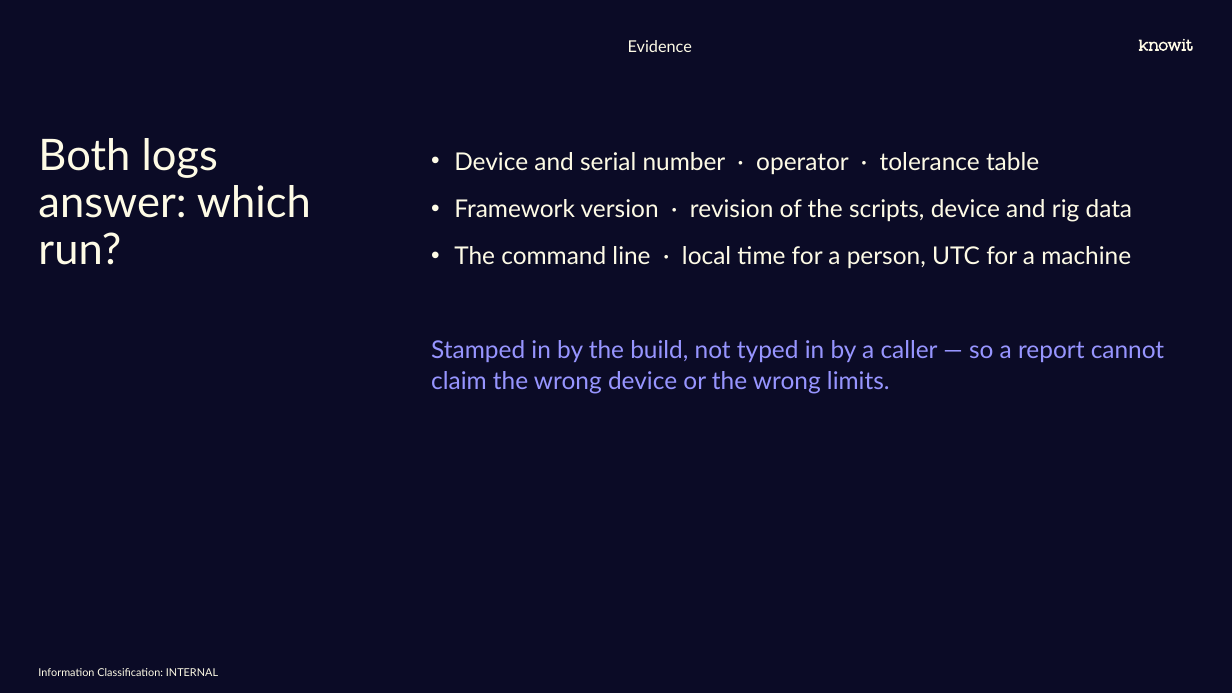
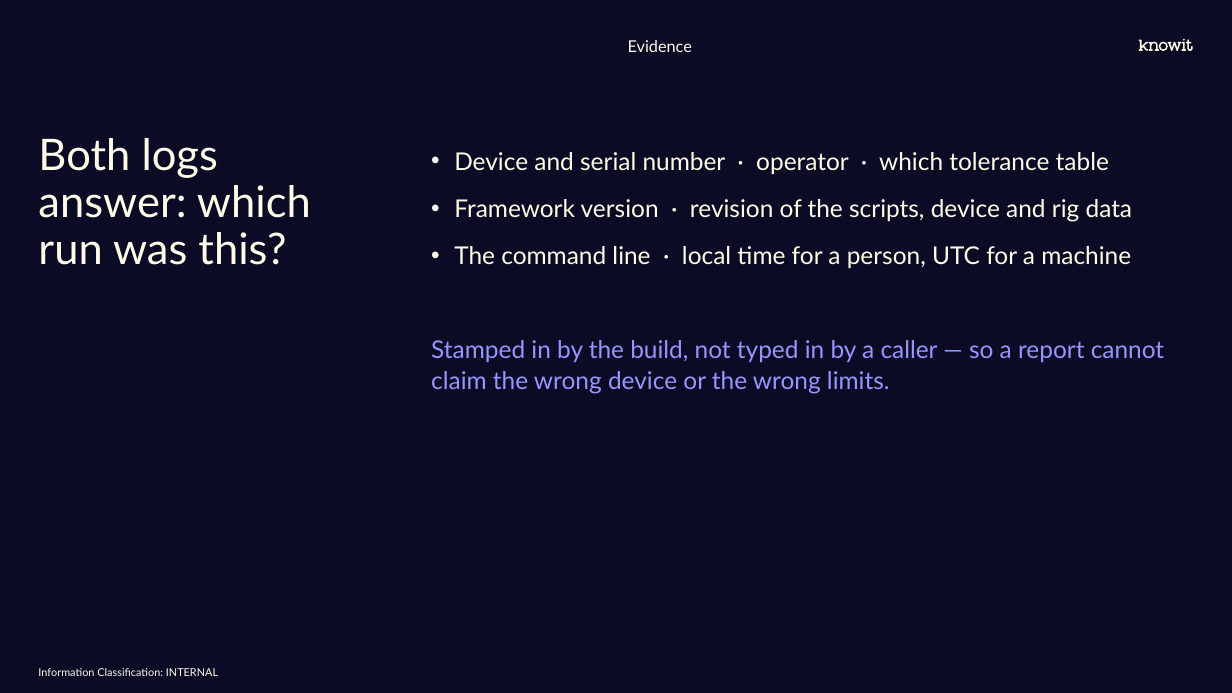
Before and after one commit to Rambrant/thorium, a slide deck: slide 14 of docs/Thorium.pptx (slide 13 before the commit). Drawn at 1232x693 pixels with LibreOffice and Linux fonts; fonts in the diff are those of the drawing; background and template pictures are left out. Boxes give left, top, right and bottom in pixels: in the first picture for what was removed or moved away, otherwise in the second. Text is boxed around its words. In the diff, an @@ line names an element or a change of style, - is before the commit and + after.

```diff
--- a/docs/Thorium.pptx
+++ b/docs/Thorium.pptx
@@ title at <box>38,138,311,265</box>: text changed @@
-Both logs answer: which run?
+Both logs answer: which run was this?
@@ text at <box>454,152,1109,175</box>: text changed @@
-• Device and serial number · operator · tolerance table
+• Device and serial number · operator · which tolerance table
```
Also in this commit, not shown: 13 other slides changed, 9 slides added, 2 slides removed, 5 other files.
